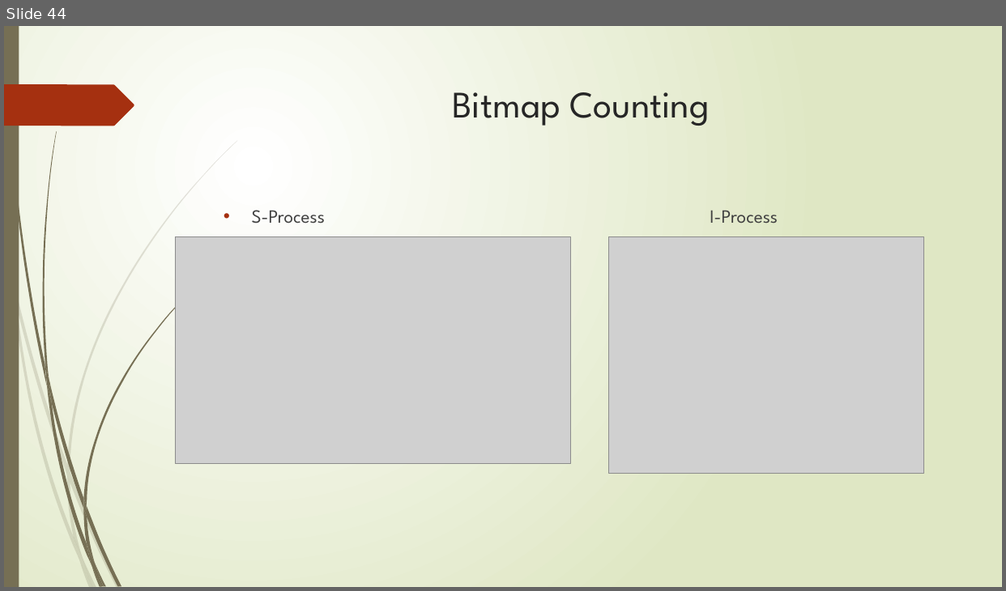
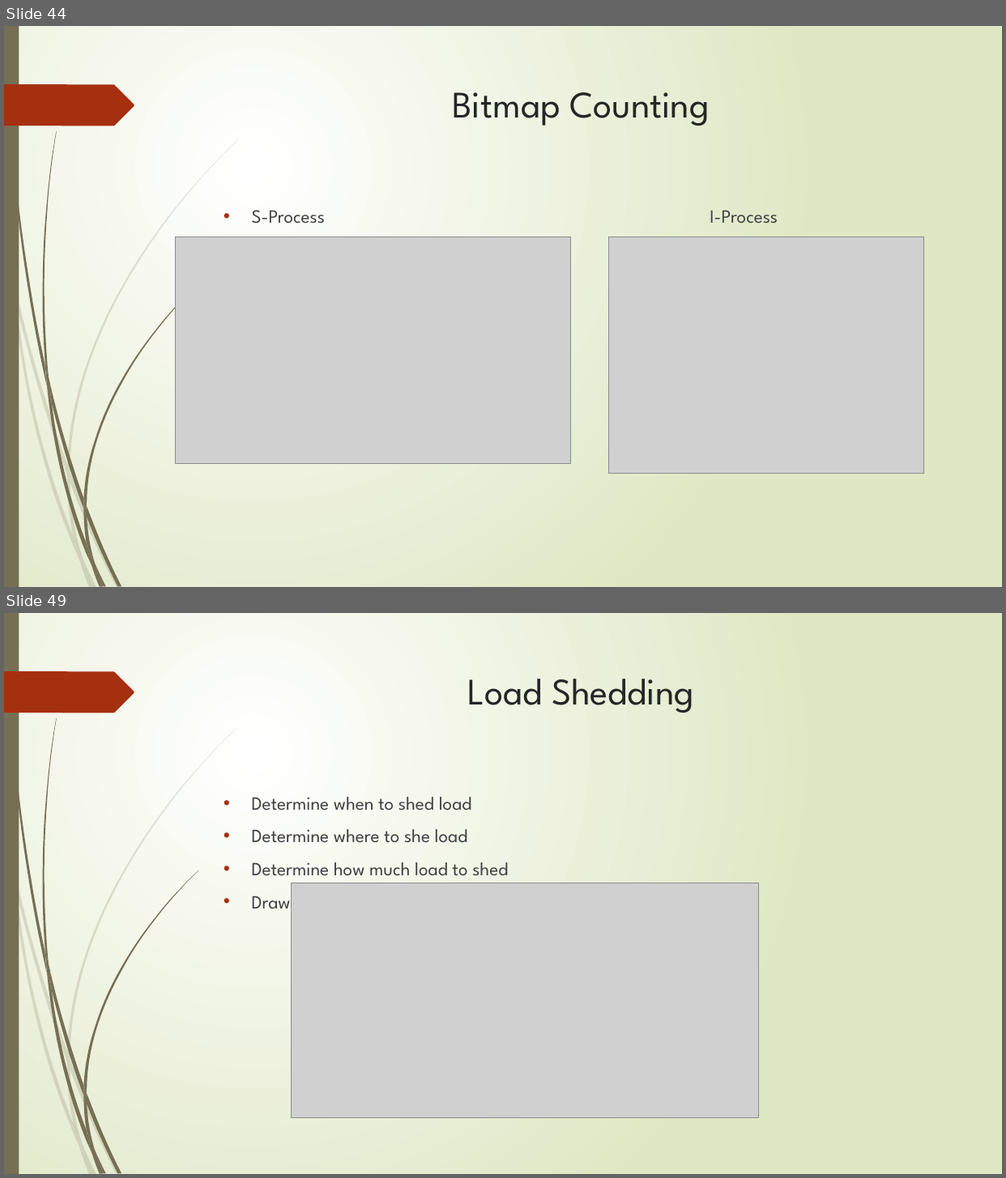
Before and after one commit to zixiaojindao/time-series-survey, a slide deck: slide/tsdm.pptx. Shown one above the other, each under a label of ours: slide 44 before the commit, slides 44 and 49 after it; the slides between them are not shown. The pictures are 1006x591 and 1006x1178 pixels, drawn with LibreOffice and Linux fonts; fonts in the diff are those of the drawing; grey boxes stand for pictures. Boxes give left, top, right and bottom in pixels: in the first picture for what was removed or moved away, otherwise in the second. Text is boxed around its words. In the diff, an @@ line names an element or a change of style, - is before the commit and + after.

```diff
--- a/slide/tsdm.pptx
+++ b/slide/tsdm.pptx
@@ slide 49 added at <box>4,613,1002,1174</box>, background gradient #FFFFFF to #DFE8C4; not listed: 24 template elements that a slide beside it also shows @@
@@ title added at <box>467,679,694,713</box>, 36 pt, text #262626 @@
+Load Shedding
@@ text added at <box>252,797,508,914</box>, 18 pt, text #404040 @@
+• Determine when to shed load
+• Determine where to she load
+• Determine how much load to shed
+• Drawbacks: drop potential patterns
@@ picture added at <box>292,884,760,1118</box> @@
```
Also in this commit, not shown: 6 other slides added, 6 other files.
